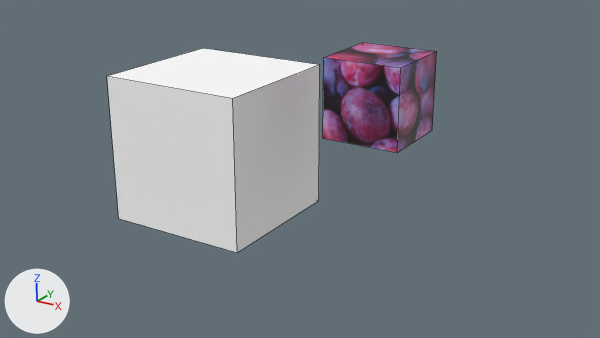
Renders of the Blender file media/empty.blend from each side of a commit.
Camera for both pictures: the file's camera 'Camera'. The axes (+X, +Y, +Z) are drawn at lower left. The lights are the same throughout. Mesh edges are drawn as thin lines.
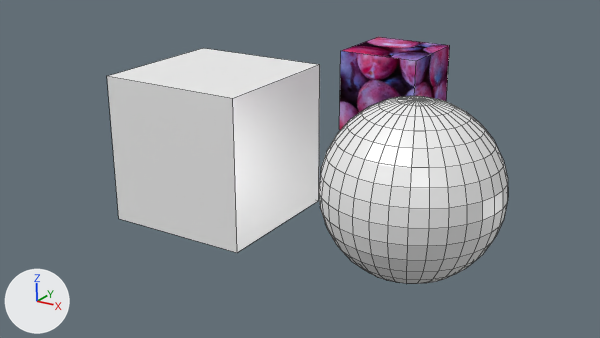
Where the change shows, as pixel boxes (x1, y1, x2, y2) in the pictures (600 x 338 px):
'Cube.001', surface changed
    both: (107, 48, 320, 253)
'Sphere', added
    after: (319, 96, 508, 284)
'Cube', surface changed, moved
    before: (323, 42, 437, 152)
    after: (339, 37, 450, 130)

The change, as a diff of the scene's bpy script:
```diff
--- a/media/empty.blend.py
+++ b/media/empty.blend.py
@@ mat_checkerboard @@
 mat_checkerboard.texture = img_plum_jpg
+mat_checkerboard.roughness = 1.0
+mat_checkerboard.specular_ior_level = 0.0
@@ mat_lightgrey @@
 mat_lightgrey.base_color = (1.0, 1.0, 1.0)  # white #ffffff
-mat_lightgrey.roughness = 1.0
+mat_lightgrey.roughness = 0.323
 mat_lightgrey.specular_ior_level = 0.0
+mat_lightgrey.metallic = 0.241
@@ me_sphere @@
+me_sphere.from_pydata(...)  # a UV sphere (32 segments, 16 rings, poles along z) spanning x -1.0..1.0, y -1.0..1.0, z -1.0..1.0
+me_sphere.materials.append(mat_lightgrey)  # white #ffffff
@@ ob_cube @@
 ob_cube = bpy.data.objects.new('Cube', me_cube)
-ob_cube.location = (1.626, -0.561, 2.193)
+ob_cube.location = (1.626, -0.152, 2.193)
 ob_cube.scale = (0.5, 0.5, 0.5)
@@ ob_sphere @@
+ob_sphere = bpy.data.objects.new('Sphere', me_sphere)
+ob_sphere.location = (2.627, -1.724, 1.562)
```
